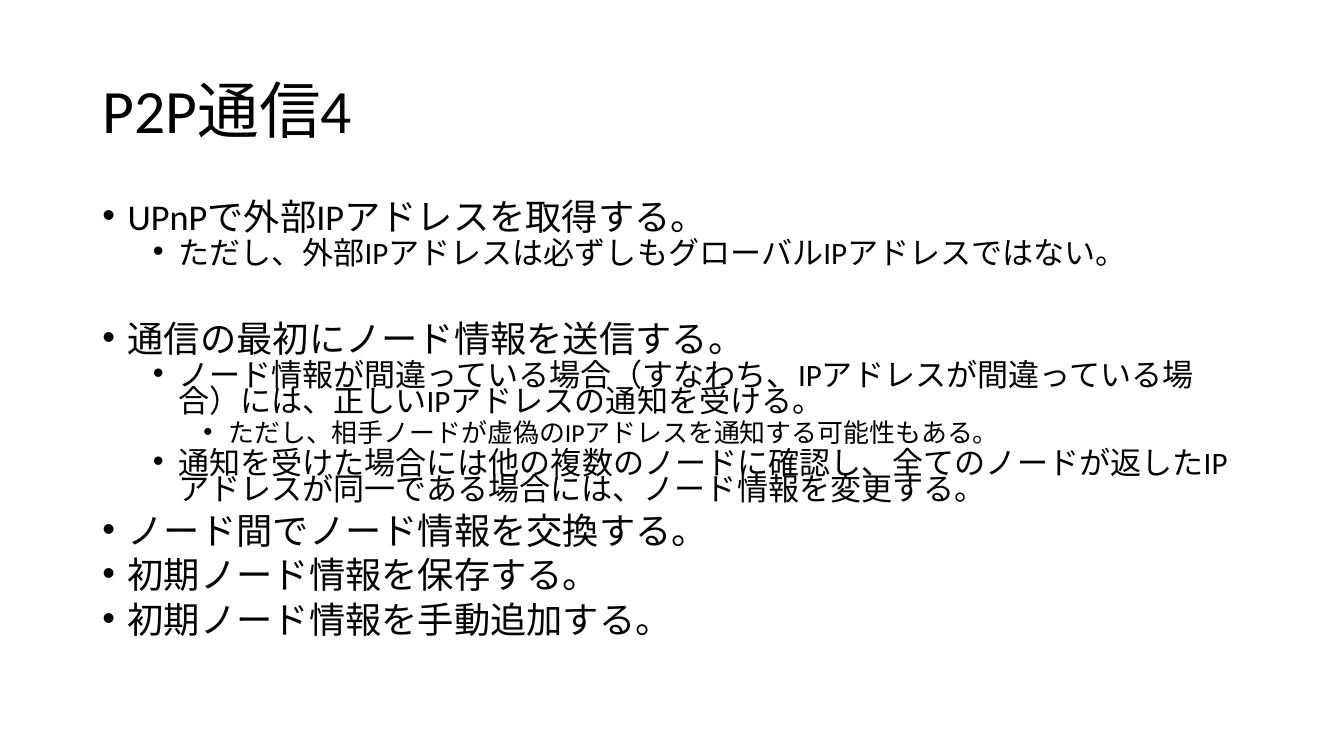
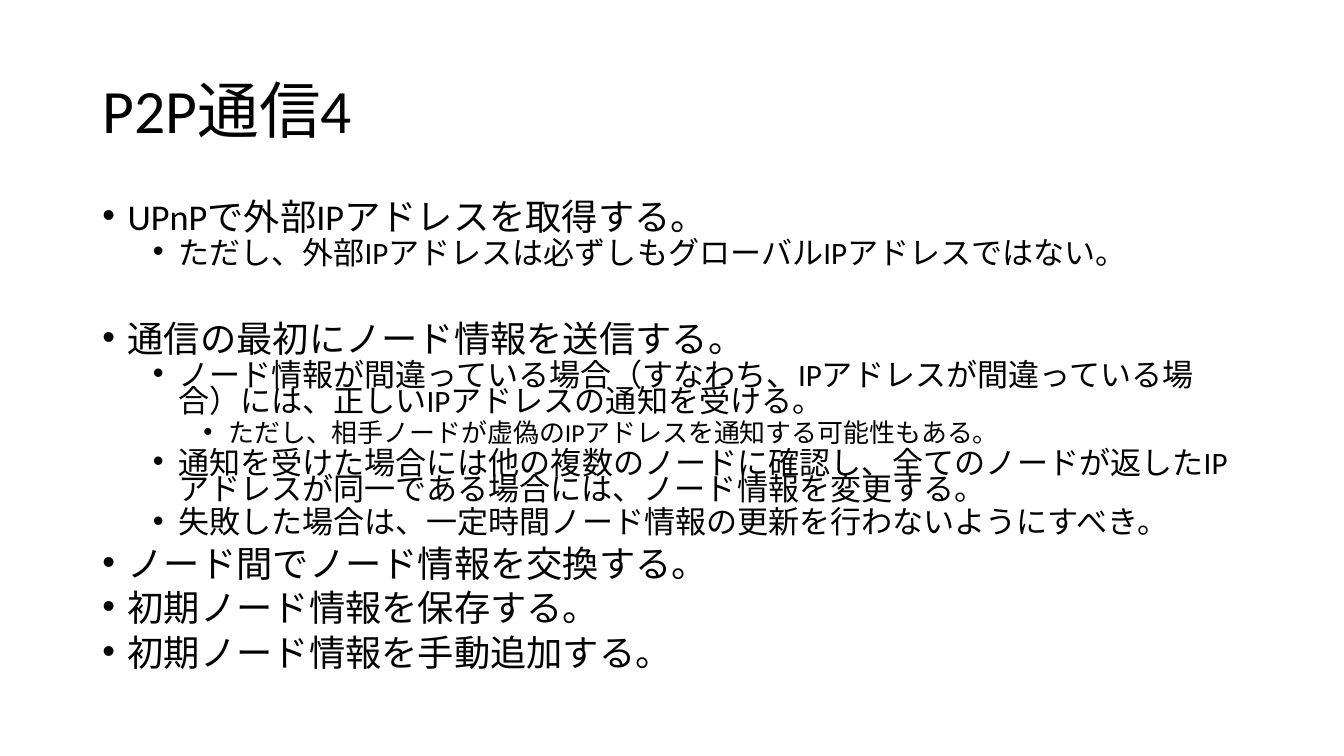
Before and after one commit to pizyumi/CREA, a slide deck: slide 14 of CREA2014/CREACOIN.pptx. Drawn at 1344x756 pixels with LibreOffice and Linux fonts; fonts in the diff are those of the drawing. Boxes give left, top, right and bottom in pixels: in the first picture for what was removed or moved away, otherwise in the second. Text is boxed around its words. In the diff, an @@ line names an element or a change of style, - is before the commit and + after.

```diff
--- a/CREA2014/CREACOIN.pptx
+++ b/CREA2014/CREACOIN.pptx
@@ text at <box>178,502,1168,536</box>: paragraph added @@
+  • 失敗した場合は、一定時間ノード情報の更新を行わないようにすべき。
```
Also in this commit, not shown: 2 other slides changed, 4 other files.
